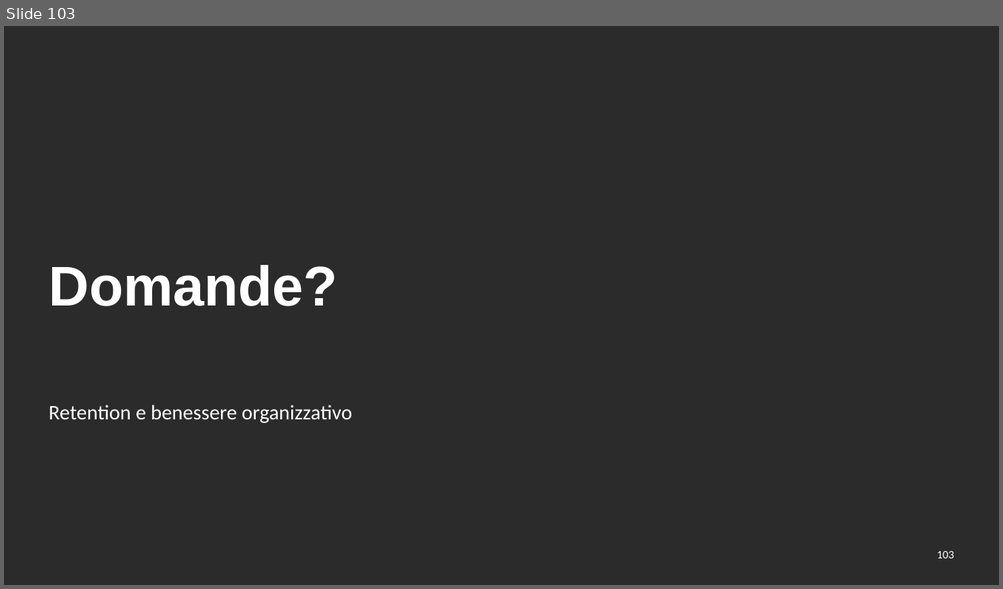
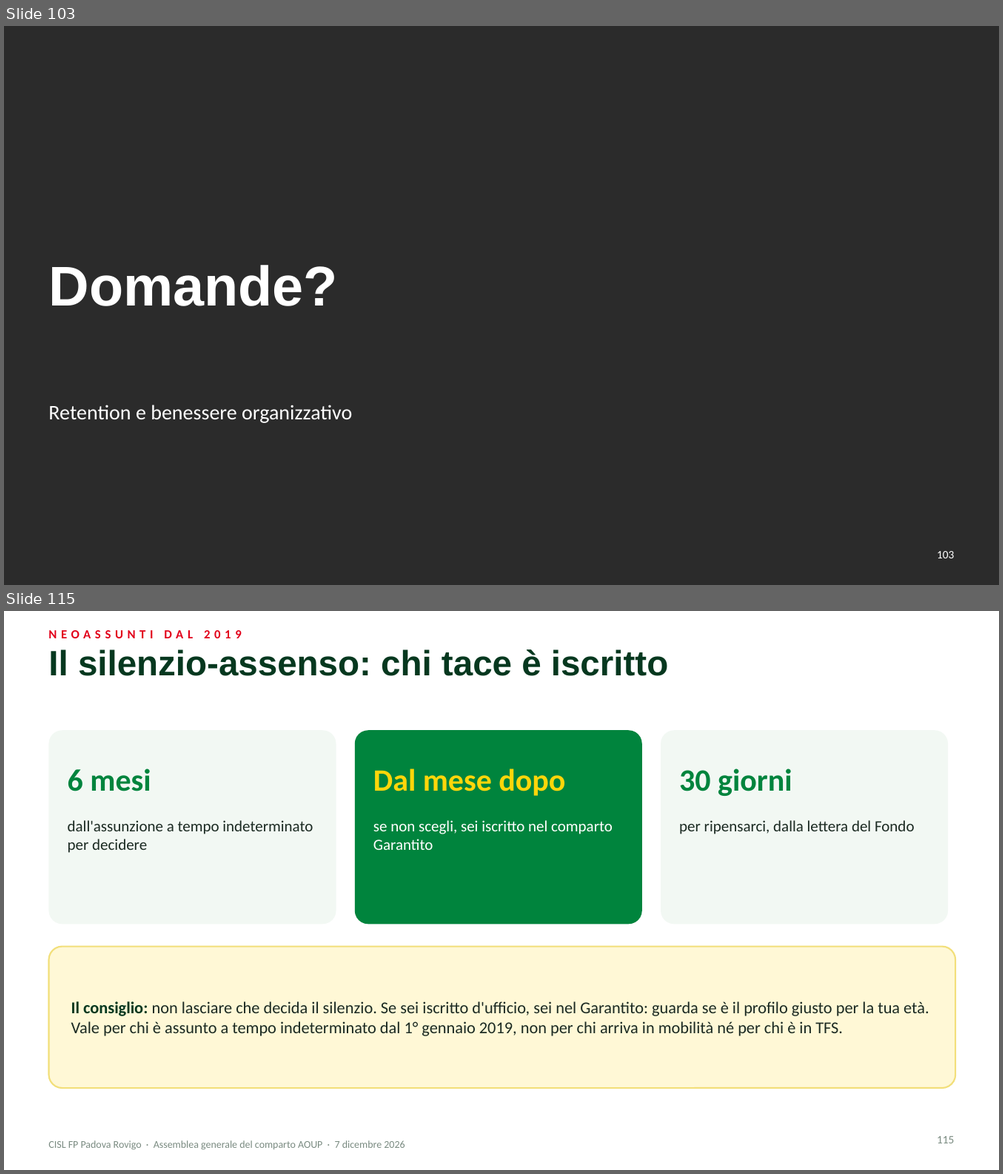
Before and after one commit to aki1806-droid/Prove, a slide deck: produzione/assemblea-2026-12-07/slide/assemblea-2026-12-07.pptx. Shown one above the other, each under a label of ours: slide 103 before the commit, slides 103 and 115 after it; the slides between them are not shown. The pictures are 1003x589 and 1003x1174 pixels, drawn with LibreOffice and Linux fonts; fonts in the diff are those of the drawing; background and template pictures are left out; a plain dark background stands for a picture behind light text. Boxes give left, top, right and bottom in pixels: in the first picture for what was removed or moved away, otherwise in the second. Text is boxed around its words. In the diff, an @@ line names an element or a change of style, - is before the commit and + after.

```diff
--- a/produzione/assemblea-2026-12-07/slide/assemblea-2026-12-07.pptx
+++ b/produzione/assemblea-2026-12-07/slide/assemblea-2026-12-07.pptx
@@ slide 115 added at (4, 611, 999, 1170), background #FFFFFF @@
@@ text added at (48, 630, 242, 638), 12 pt, text #E2001A, bold @@
+NEOASSUNTI DAL 2019
@@ title added at (48, 649, 668, 676), 34 pt, text #06381F, bold @@
+Il silenzio-assenso: chi tace è iscritto
@@ rounded rectangle added at (48, 730, 336, 924), fill #F2F8F3 @@
@@ rounded rectangle added at (355, 730, 642, 924), fill #00843D @@
@@ rounded rectangle added at (660, 730, 948, 924), fill #F2F8F3 @@
@@ text added at (68, 769, 151, 792), 30 pt, text #00843D, bold @@
+6 mesi
@@ text added at (373, 769, 565, 796), 30 pt, text #FFD60A, bold @@
+Dal mese dopo
@@ text added at (679, 769, 791, 796), 30 pt, text #00843D, bold @@
+30 giorni
@@ text added at (68, 820, 313, 853), 15 pt, text #1B2A22 @@
+dall'assunzione a tempo indeterminato per decidere
@@ text added at (373, 820, 612, 850), 15 pt, text #FFFFFF @@
+se non scegli, sei iscritto nel comparto Garantito
@@ text added at (679, 820, 914, 834), 15 pt, text #1B2A22 @@
+per ripensarci, dalla lettera del Fondo
@@ rounded rectangle added at (48, 947, 956, 1088), fill #FFF8D6, outline #F2DF7A 1.5 pt @@
@@ text added at (71, 1002, 929, 1037), 16 pt, text #1B2A22 @@
+Il consiglio: non lasciare che decida il silenzio. Se sei iscritto d'ufficio, sei nel Garantito: guarda se è il profilo giusto per la tua età. Vale per chi è assunto a tempo indeterminato dal 1° gennaio 2019, non per chi arriva in mobilità né per chi è in TFS.
@@ text added at (48, 1141, 404, 1150), 10 pt, text #7A8B81 @@
+CISL FP Padova Rovigo · Assemblea generale del comparto AOUP · 7 dicembre 2026
@@ page number added at (936, 1136, 953, 1144), 11 pt, text #7A8B81 @@
+115
```
Also in this commit, not shown: 19 other slides added, 18 other files.
